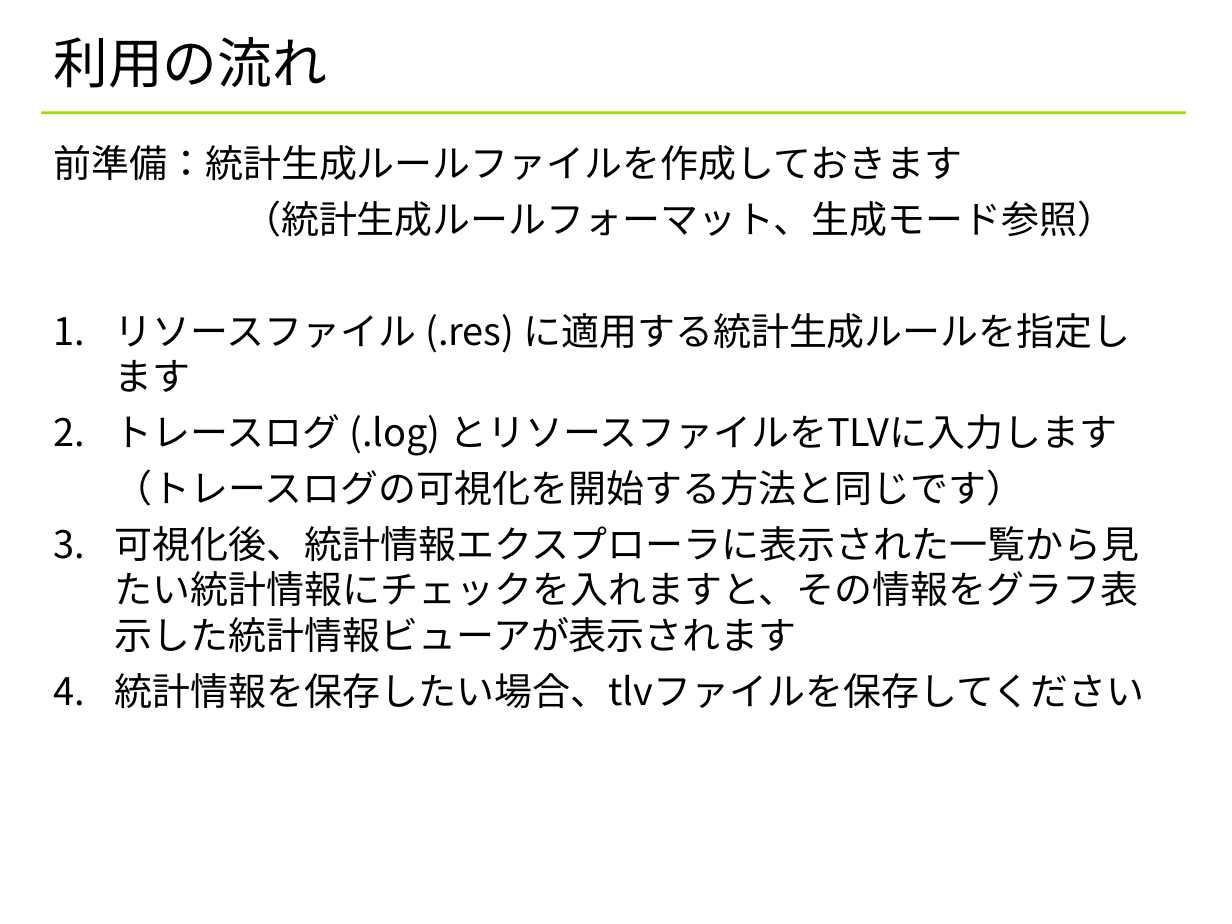
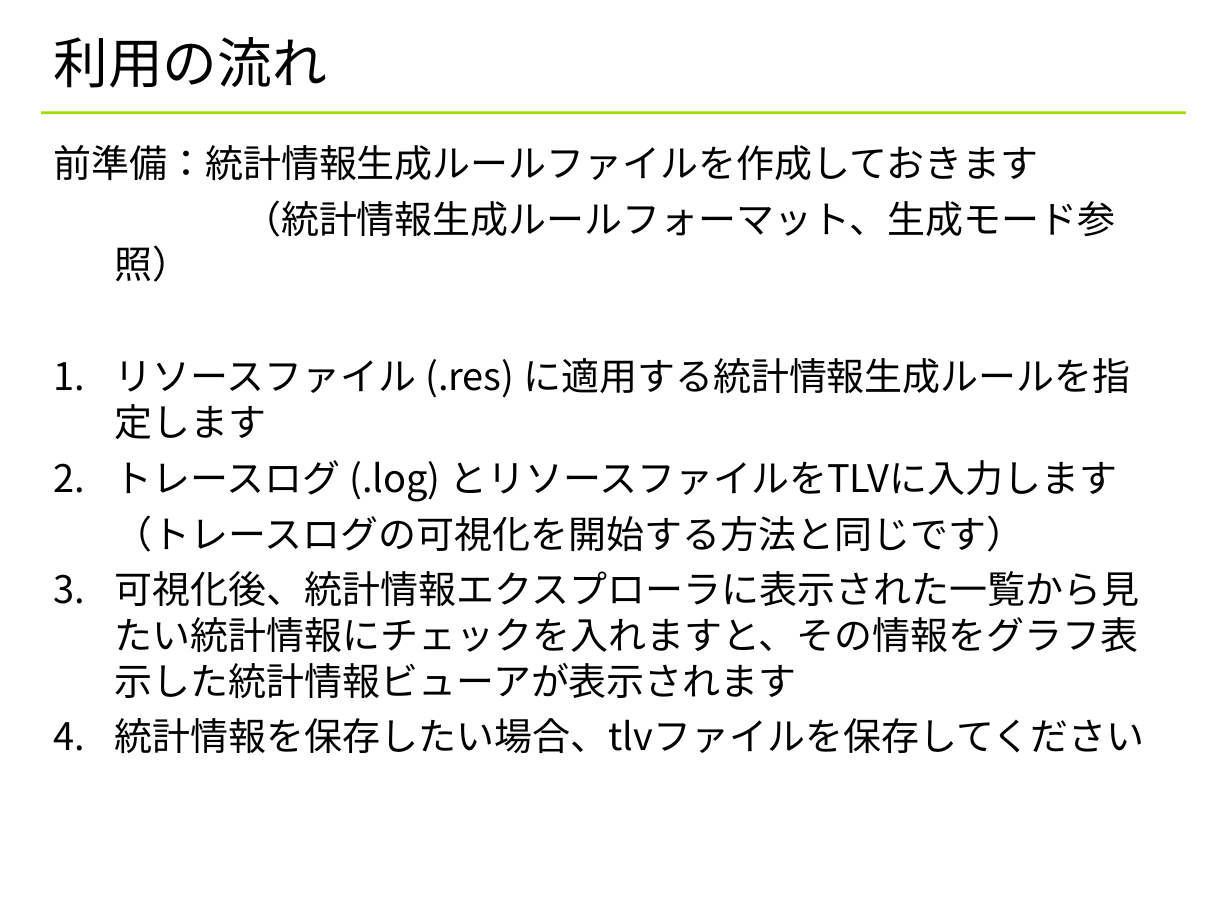
Before and after one commit to YixiaoLi/tlv4mc, a slide deck: slide 13 of doc/statistics_viewer_manual.ppt. Drawn at 1232x924 pixels with LibreOffice and Linux fonts; fonts in the diff are those of the drawing; background and template pictures are left out. Boxes give left, top, right and bottom in pixels: in the first picture for what was removed or moved away, otherwise in the second. Text is boxed around its words. In the diff, an @@ line names an element or a change of style, - is before the commit and + after.

Commit message:
名前変更：統計生成ルール→統計情報生成ルール ファイル構成の修正

```diff
--- a/doc/statistics_viewer_manual.ppt
+++ b/doc/statistics_viewer_manual.ppt
@@ text at (x1=53, y1=145, x2=1131, y2=439): text changed @@
-前準備：統計生成ルールファイルを作成しておきます
-（統計生成ルールフォーマット、生成モード参照）
-1. リソースファイル (.res) に適用する統計生成ルールを指定します
+前準備：統計情報生成ルールファイルを作成しておきます
+（統計情報生成ルールフォーマット、生成モード参照）
+1. リソースファイル (.res) に適用する統計情報生成ルールを指定します
```
Also in this commit, not shown: 15 other slides changed, 1 other file.
